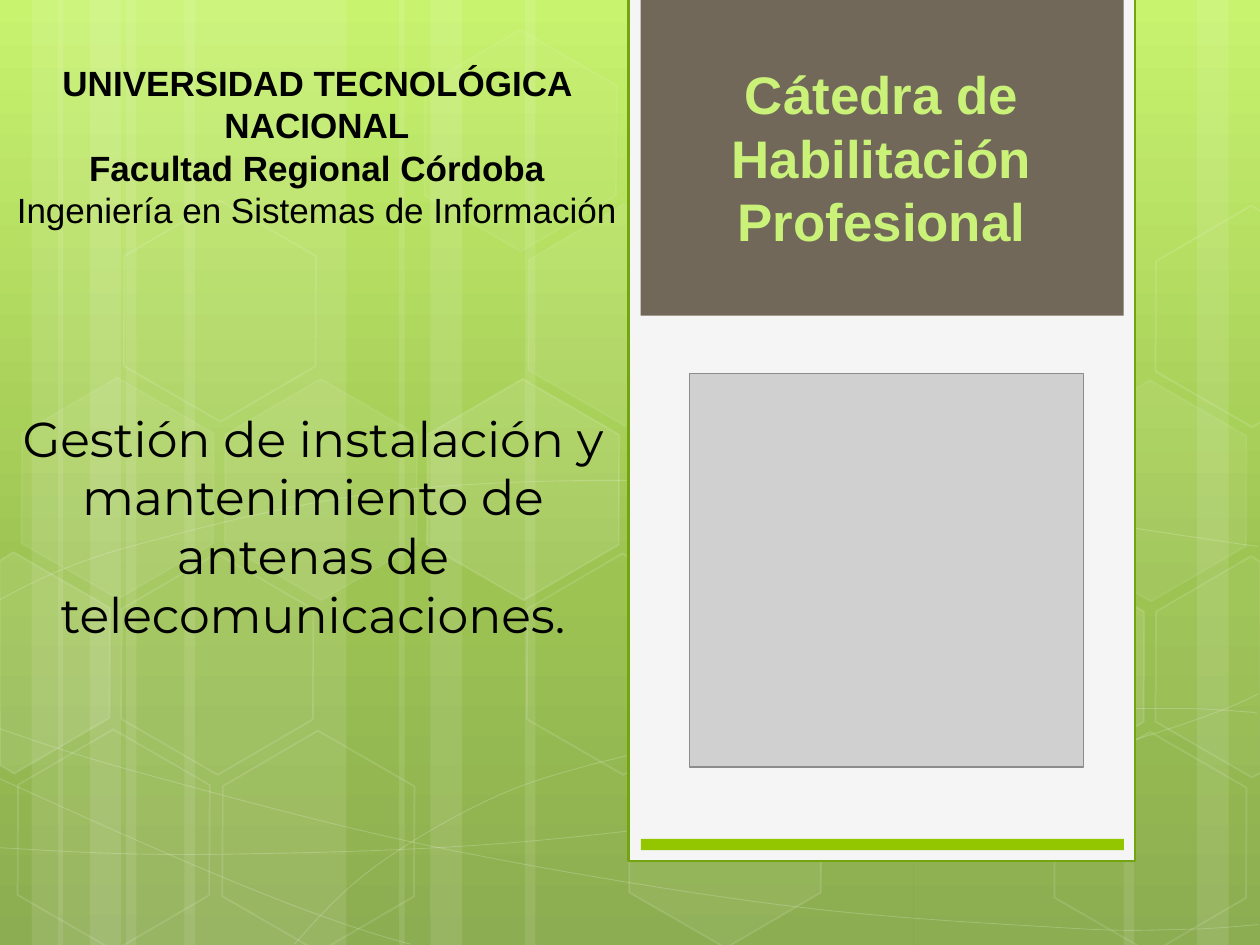
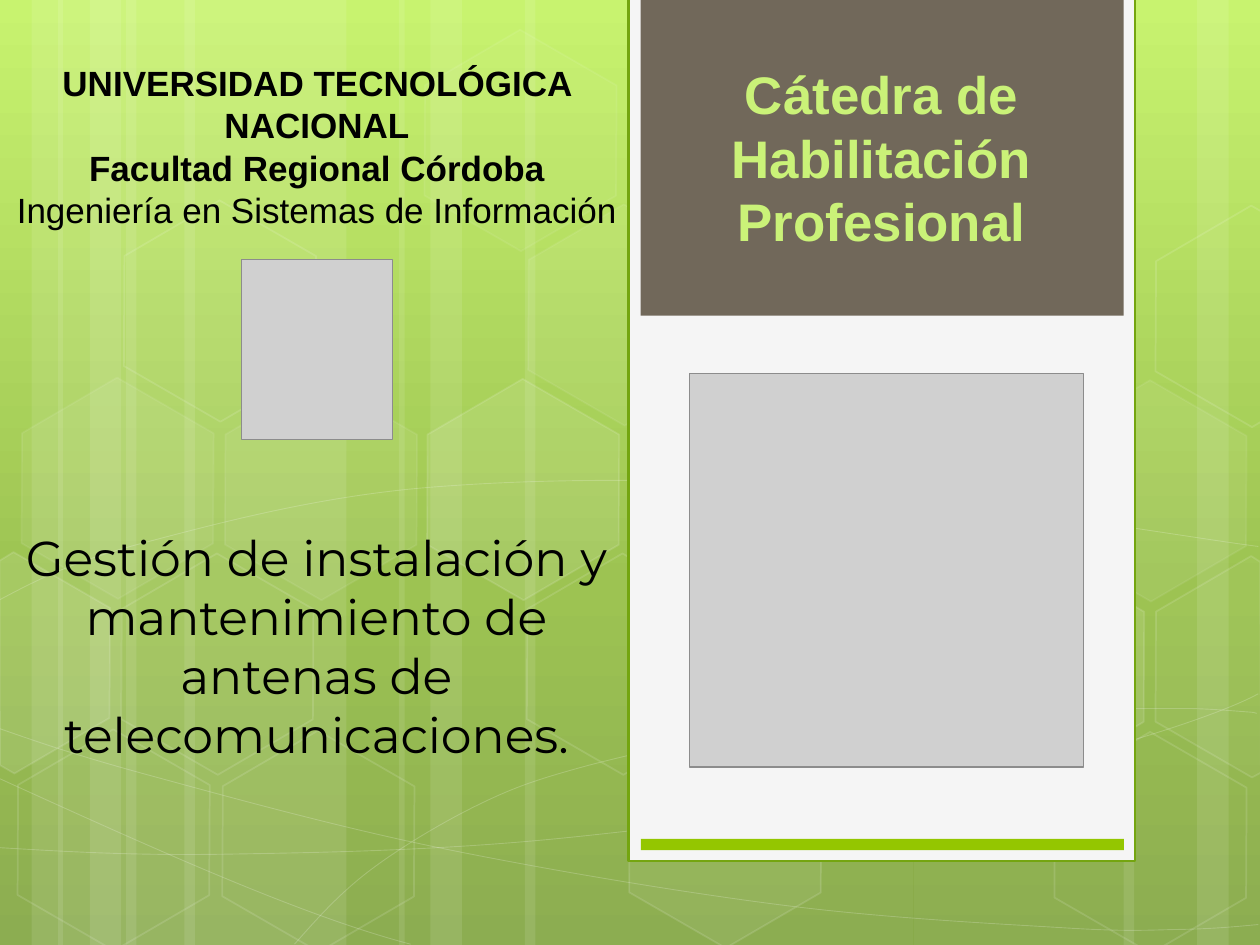
Before and after one commit to ptissera/habilitacion-profesional-2012-4k4, a slide deck: slide 1 of Documentacion/Informe Preliminar/Presentacion Informe Preliminar.pptx. Drawn at 1260x945 pixels with LibreOffice and Linux fonts; fonts in the diff are those of the drawing; grey boxes stand for pictures. Boxes give left, top, right and bottom in pixels: in the first picture for what was removed or moved away, otherwise in the second. Text is boxed around its words. In the diff, an @@ line names an element or a change of style, - is before the commit and + after.

```diff
--- a/Documentacion/Informe Preliminar/Presentacion Informe Preliminar.pptx
+++ b/Documentacion/Informe Preliminar/Presentacion Informe Preliminar.pptx
@@ picture added at [242, 260, 393, 440] @@
@@ title "Gestión de instalación y mantenimiento ..." rewrapped from [23, 420, 604, 645] to [26, 529, 607, 765] @@
```
Also in this commit, not shown: 14 other slides changed, 3 slides added, 4 slides removed.
